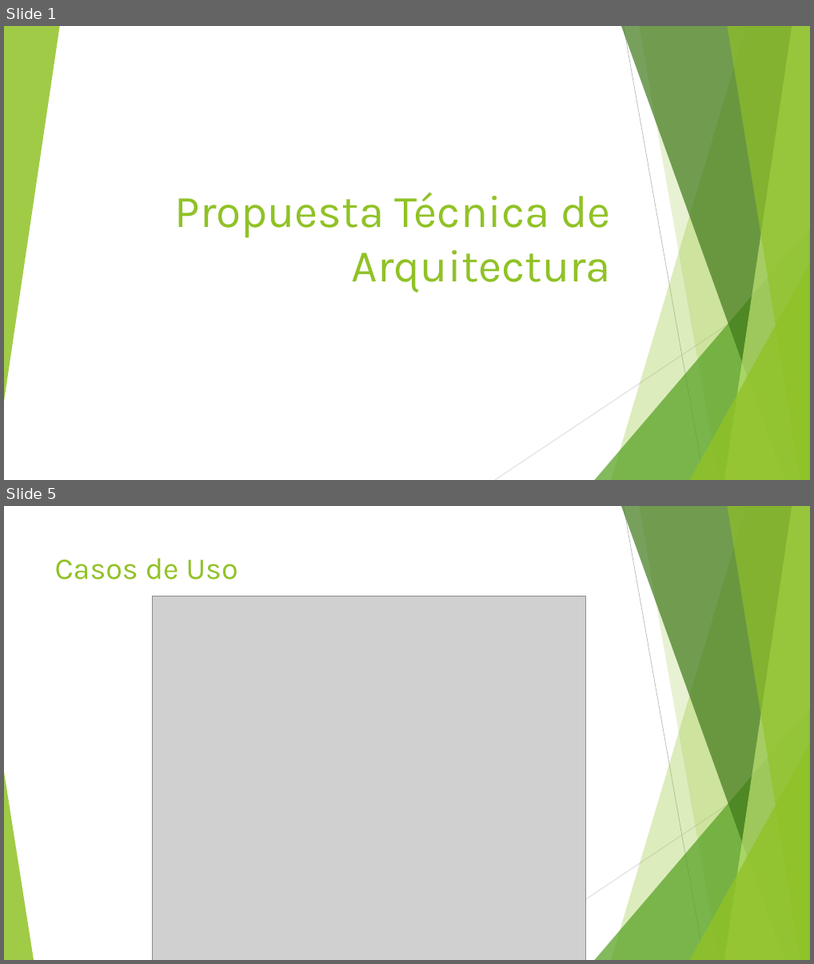
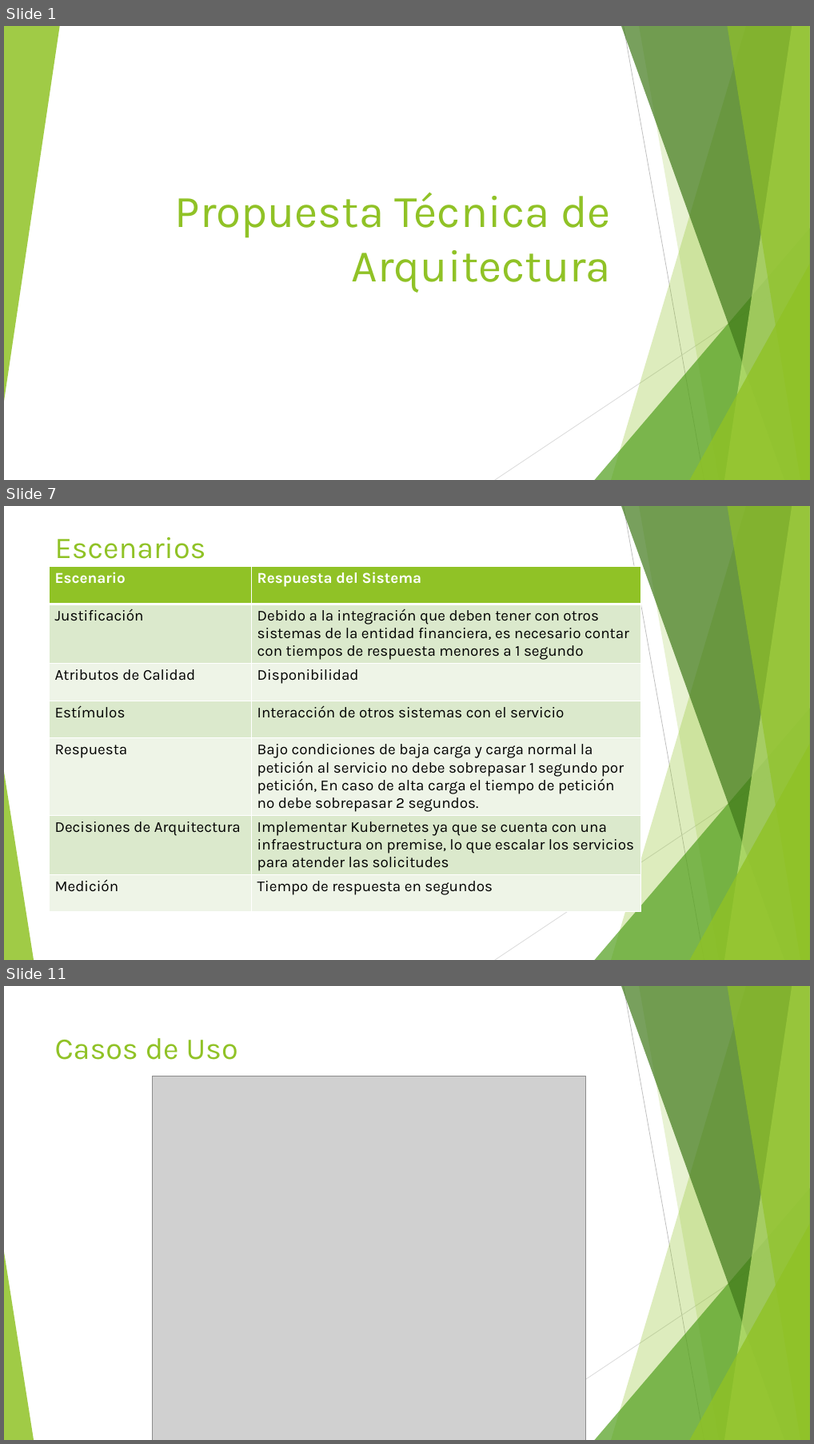
Before and after one commit to danielzerain/lt-banking, a slide deck: documentacion/Architecture-Technical-Proposal-Presentation.pptx. Shown one above the other, each under a label of ours: slides 1 and 5 before the commit, slides 1, 7 and 11 after it; the slides between them are not shown. The pictures are 814x964 and 814x1444 pixels, drawn with LibreOffice and Linux fonts; fonts in the diff are those of the drawing; grey boxes stand for pictures. Boxes give left, top, right and bottom in pixels: in the first picture for what was removed or moved away, otherwise in the second. Text is boxed around its words. In the diff, an @@ line names an element or a change of style, - is before the commit and + after.

```diff
--- a/documentacion/Architecture-Technical-Proposal-Presentation.pptx
+++ b/documentacion/Architecture-Technical-Proposal-Presentation.pptx
@@ slide 7 added at bbox=[4, 506, 810, 960], background #FFFFFF; not listed: 10 template elements that a slide beside it also shows @@
@@ title added at bbox=[55, 537, 206, 559], 36 pt, text #90C226 @@
+Escenarios
@@ table added at bbox=[49, 567, 642, 916], 7 rows, 2 columns @@
+Escenario | Respuesta del Sistema
+Justificación | Debido a la integración que deben tener con otros sistemas de la entidad financiera, es necesario contar con tiempos de respuesta menores a 1 segundo
+Atributos de Calidad | Disponibilidad
+Estímulos | Interacción de otros sistemas con el servicio
+Respuesta | Bajo condiciones de baja carga y carga normal la petición al servicio no debe sobrepasar 1 segundo por petición, En caso de alta carga el tiempo de petición no debe sobrepasar 2 segundos.
+Decisiones de Arquitectura | Implementar Kubernetes ya que se cuenta con una infraestructura on premise, lo que escalar los servicios para atender las solicitudes
+Medición | Tiempo de respuesta en segundos
@@ what was slide 5 is now slide 11 @@
```
Also in this commit, not shown: 4 slides changed, 6 other slides added, 1 slide removed, 5 other files.
